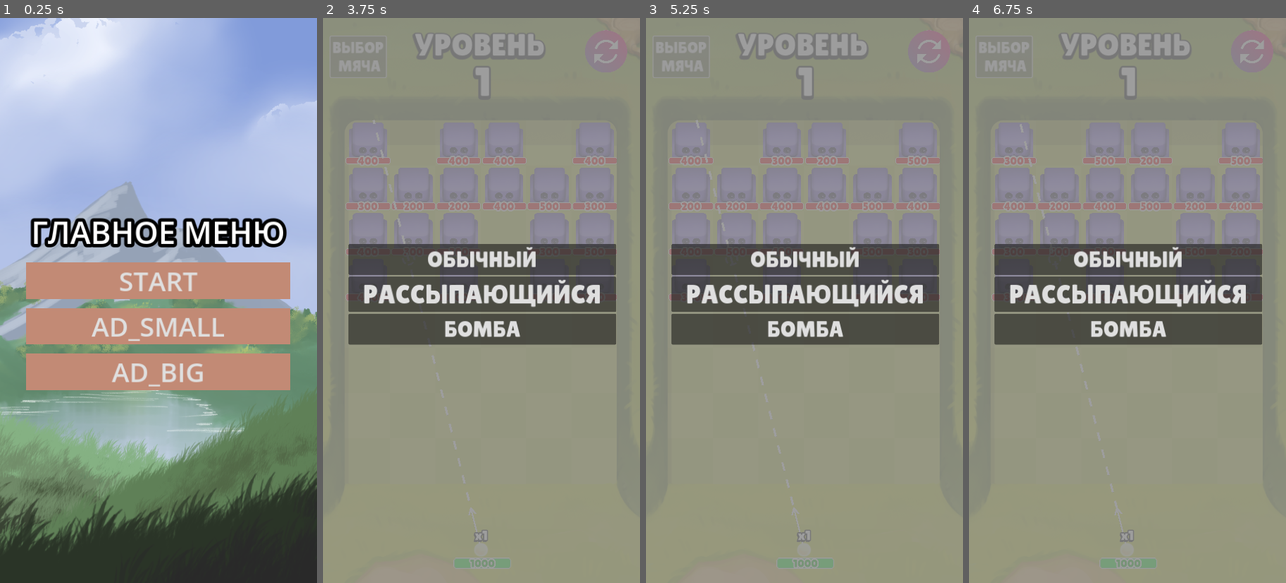
Above: before the commit, frames 1-4 (left to right).
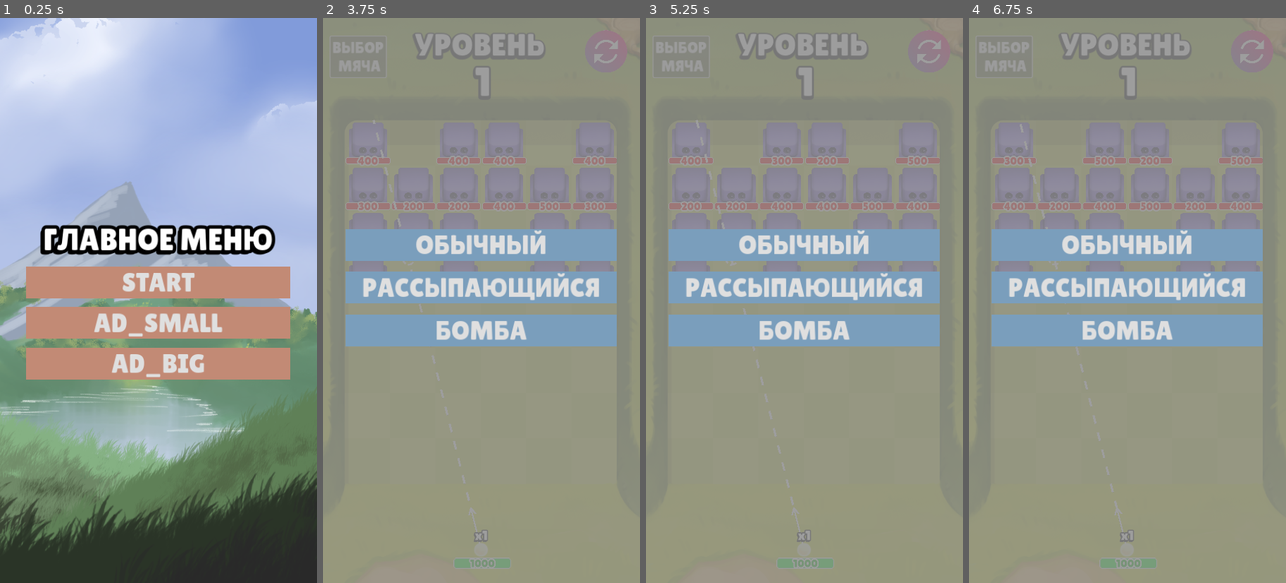
Above: after the commit, the same moments.

Repository: Jooky4/Punball
Game: Godot game, scene res://Scenes/UI/menu.tscn
Same seed, same stepped clock (60 frames per second), same inputs: the game is played once before the commit and once after it.
Inputs (mouse positions are in pixels of both pictures, inside the frame that each line leads up to):
- Up to frame 1 (0.25 s): no input
- Up to frame 2 (3.75 s): click "START" at 0.5 s; click (605, 51) at 1.25 s; click (605, 51) at 2 s; click (605, 51) at 2.75 s; click "ВЫБОР МЯЧА" at 3.5 s
- Up to frame 3 (5.25 s): click "ОБЫЧНЫЙ" at 4.25 s; click "ВЫБОР МЯЧА" at 5 s
- Up to frame 4 (6.75 s): click "РАССЫПАЮЩИЙСЯ" at 5.75 s; click "ВЫБОР МЯЧА" at 6.5 s

The runs differ from the first frame. In frame 1, 10% of the frame differs, in the area x 8-92%, y 35-66%; in frame 2, 17%; in frame 3, 17%; in frame 4, 17%, in the area x 7-93%, y 37-59%.

Commit message:
update game font

Diff:
--- a/Scenes/Levels/first_level.tscn
+++ b/Scenes/Levels/first_level.tscn
@@ -248,12 +248,13 @@
 [node name="Start_again" type="Button" parent="UI/End_game"]
 z_index = 2
 layout_mode = 0
-offset_left = 514.0
-offset_top = 780.0
-offset_right = 980.0
-offset_bottom = 862.0
+offset_left = 430.0
+offset_top = 777.0
+offset_right = 1044.0
+offset_bottom = 859.0
 theme = SubResource("Theme_6um41")
-theme_override_font_sizes/font_size = 40
+theme_override_fonts/font = ExtResource("10_fo6nb")
+theme_override_font_sizes/font_size = 60
 text = "Попробовать ещё раз"
 
 [node name="Start_again" type="Sprite2D" parent="UI"]
@@ -293,21 +294,24 @@
 
 [node name="VBoxContainer" type="VBoxContainer" parent="UI/Chose_ball"]
 layout_mode = 0
-offset_left = 1049.0
-offset_top = 655.0
-offset_right = 1657.0
-offset_bottom = 940.0
+offset_left = 1043.0
+offset_top = 621.0
+offset_right = 1658.0
+offset_bottom = 867.0
+theme_override_constants/separation = 25
 
 [node name="Button" type="Button" parent="UI/Chose_ball/VBoxContainer"]
 custom_minimum_size = Vector2(200, 70)
 layout_mode = 2
-theme_override_fonts/font = ExtResource("10_fo6nb")
-theme_override_font_sizes/font_size = 50
+theme = SubResource("Theme_6um41")
+theme_override_fonts/font = ExtResource("10_fo6nb")
+theme_override_font_sizes/font_size = 60
 text = "ОБЫЧНЫЙ"
 
 [node name="Button2" type="Button" parent="UI/Chose_ball/VBoxContainer"]
 custom_minimum_size = Vector2(200, 70)
 layout_mode = 2
+theme = SubResource("Theme_6um41")
 theme_override_fonts/font = ExtResource("10_fo6nb")
 theme_override_font_sizes/font_size = 60
 text = "РАССЫПАЮЩИЙСЯ"
@@ -315,8 +319,9 @@
 [node name="Button3" type="Button" parent="UI/Chose_ball/VBoxContainer"]
 custom_minimum_size = Vector2(200, 70)
 layout_mode = 2
-theme_override_fonts/font = ExtResource("10_fo6nb")
-theme_override_font_sizes/font_size = 50
+theme = SubResource("Theme_6um41")
+theme_override_fonts/font = ExtResource("10_fo6nb")
+theme_override_font_sizes/font_size = 60
 text = "БОМБА"
 
 [node name="Count_level_label" type="Label" parent="UI"]
--- a/Scenes/UI/menu.tscn
+++ b/Scenes/UI/menu.tscn
@@ -1,12 +1,17 @@
-[gd_scene load_steps=6 format=3 uid="uid://cvj7tl2h5804k"]
+[gd_scene load_steps=7 format=3 uid="uid://cvj7tl2h5804k"]
 
 [ext_resource type="Script" path="res://Scenes/UI/menu.gd" id="1_duxj8"]
 [ext_resource type="Texture2D" uid="uid://1522rup05x52" path="res://Texture/Bacgrounds/main_menu.png" id="2_hk50k"]
+[ext_resource type="FontFile" uid="uid://d0mbp31a4exgl" path="res://Resources/Fonts/Lilita One Regular.ttf" id="3_cjc1q"]
 
 [sub_resource type="LabelSettings" id="LabelSettings_k2vgo"]
+font = ExtResource("3_cjc1q")
 font_size = 70
 outline_size = 30
 outline_color = Color(0, 0, 0, 1)
+shadow_size = 15
+shadow_color = Color(0, 0, 0, 1)
+shadow_offset = Vector2(-6, 6)
 
 [sub_resource type="StyleBoxFlat" id="StyleBoxFlat_m6lpl"]
 bg_color = Color(0.762009, 0.53941, 0.460928, 1)
@@ -61,18 +66,21 @@
 [node name="Button" type="Button" parent="TextureRect/MarginContainer/VBoxContainer"]
 layout_mode = 2
 theme = SubResource("Theme_kmt4p")
+theme_override_fonts/font = ExtResource("3_cjc1q")
 theme_override_font_sizes/font_size = 60
 text = "START"
 
 [node name="Button2" type="Button" parent="TextureRect/MarginContainer/VBoxContainer"]
 layout_mode = 2
 theme = SubResource("Theme_kmt4p")
+theme_override_fonts/font = ExtResource("3_cjc1q")
 theme_override_font_sizes/font_size = 60
 text = "AD_SMALL"
 
 [node name="Button3" type="Button" parent="TextureRect/MarginContainer/VBoxContainer"]
 layout_mode = 2
 theme = SubResource("Theme_kmt4p")
+theme_override_fonts/font = ExtResource("3_cjc1q")
 theme_override_font_sizes/font_size = 60
 text = "AD_BIG"
 
Not shown, changed: index.html
Not shown, changed: index.pck
